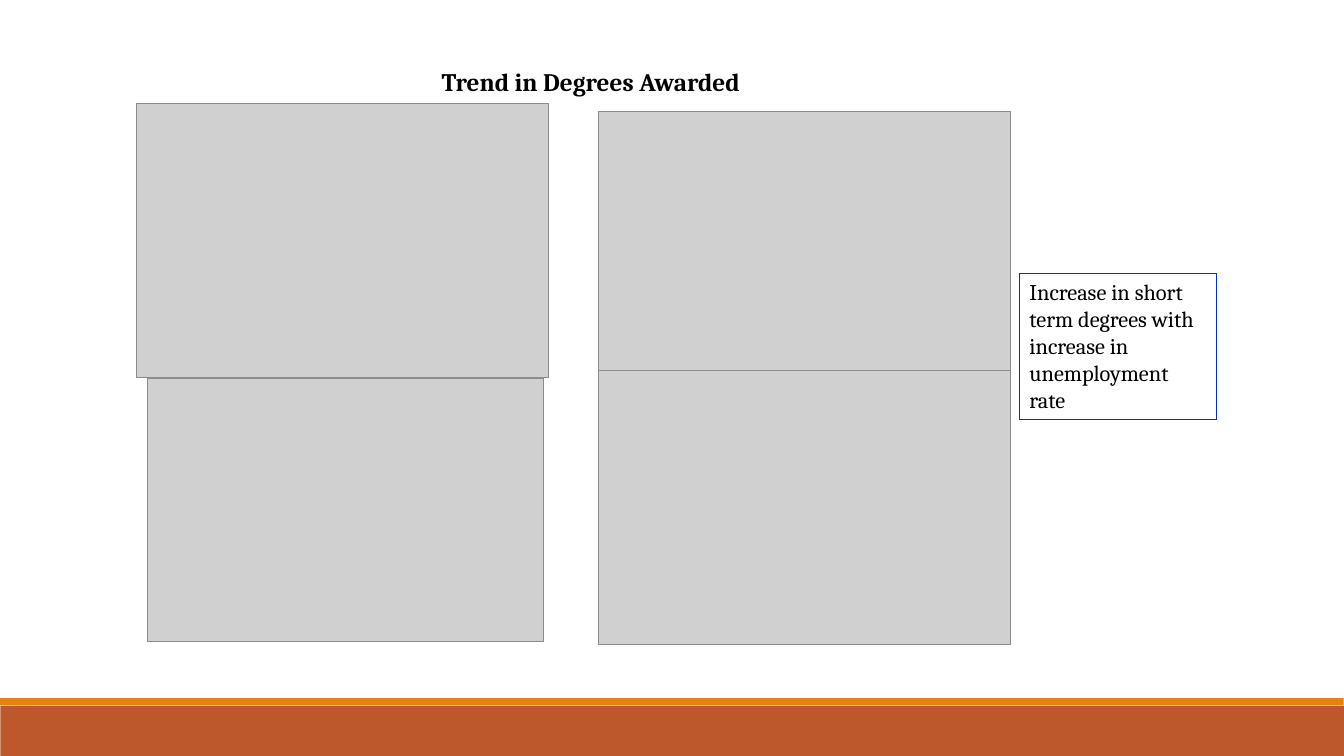
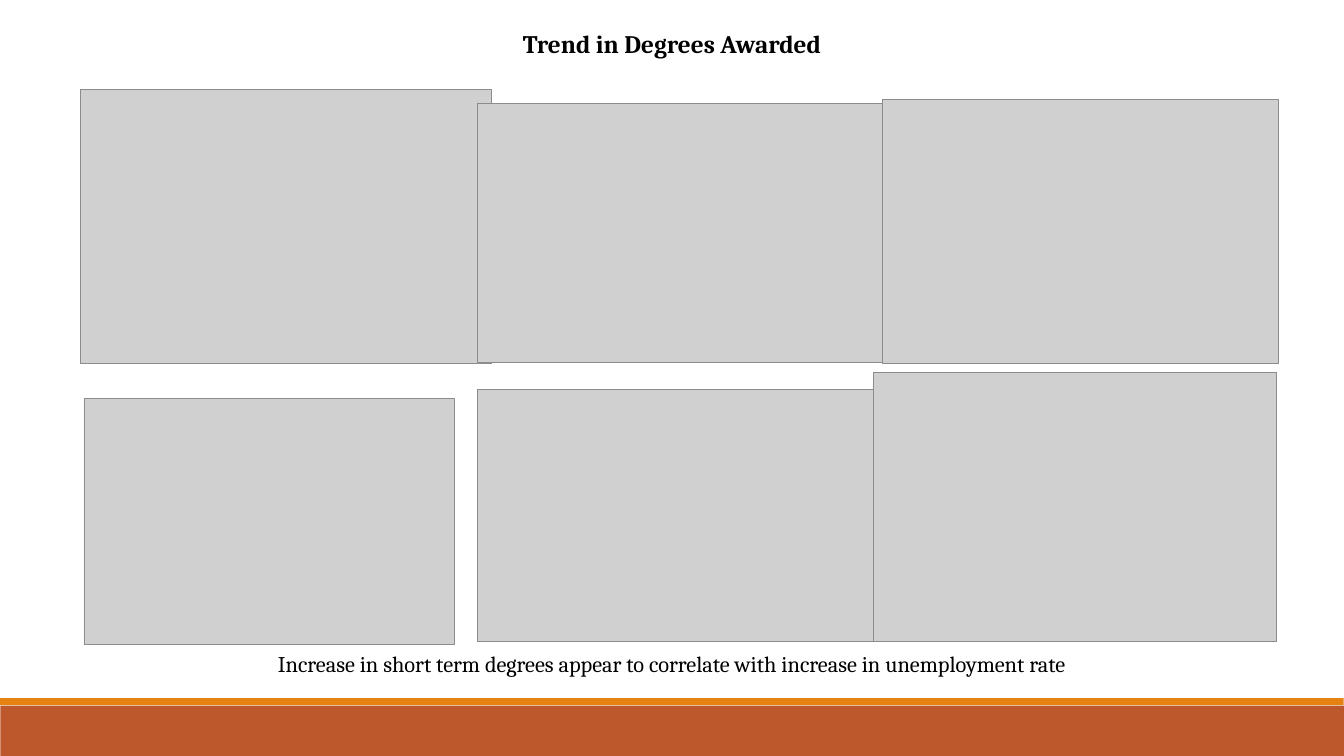
Before and after one commit to grahamb001/Project1, a slide deck: slide 9 of Project 1 Presentation Templatebg_ap.pptx (slide 10 before the commit). Drawn at 1344x756 pixels with LibreOffice and Linux fonts; fonts in the diff are those of the drawing; grey boxes stand for pictures. Boxes give left, top, right and bottom in pixels: in the first picture for what was removed or moved away, otherwise in the second. Text is boxed around its words. In the diff, an @@ line names an element or a change of style, - is before the commit and + after.

Commit message:
PPT as of 340pm

```diff
--- a/Project 1 Presentation Templatebg_ap.pptx
+++ b/Project 1 Presentation Templatebg_ap.pptx
@@ text "Trend in Degrees Awarded": place and size @@
-text "Trend in Degrees Awarded" at (442,73,739,97)
+text "Trend in Degrees Awarded" at (523,35,820,59)
@@ text "Trend in Degrees Awarded" at (523,35,820,59): alignment left to centre @@
@@ picture: place and size @@
-picture at (137,104,548,378)
+picture at (81,89,492,363)
@@ picture: place and size @@
-picture at (599,112,1010,371)
+picture at (478,104,889,363)
@@ picture: place and size @@
-picture at (147,378,543,642)
+picture at (882,100,1278,364)
@@ picture added at (478,389,881,641) @@
@@ picture: place and size @@
-picture at (599,370,1010,644)
+picture at (873,373,1276,642)
@@ picture added at (85,398,455,644) @@
@@ text "Increase in short term degrees ...": place and size @@
-text "Increase in short term degrees ..." at (1019,273,1217,419)
+text "Increase in short term degrees ..." at (278,656,1065,677)
@@ text "Increase in short term degrees ..." at (278,656,1065,677): outline #0033CC 0.75 pt to none @@
@@ text at (278,656,1065,677): text changed @@
-Increase in short term degrees with increase in unemployment rate
+Increase in short term degrees appear to correlate with increase in unemployment rate
```
Also in this commit, not shown: 3 other slides changed, 6 slides added, 8 slides removed.
